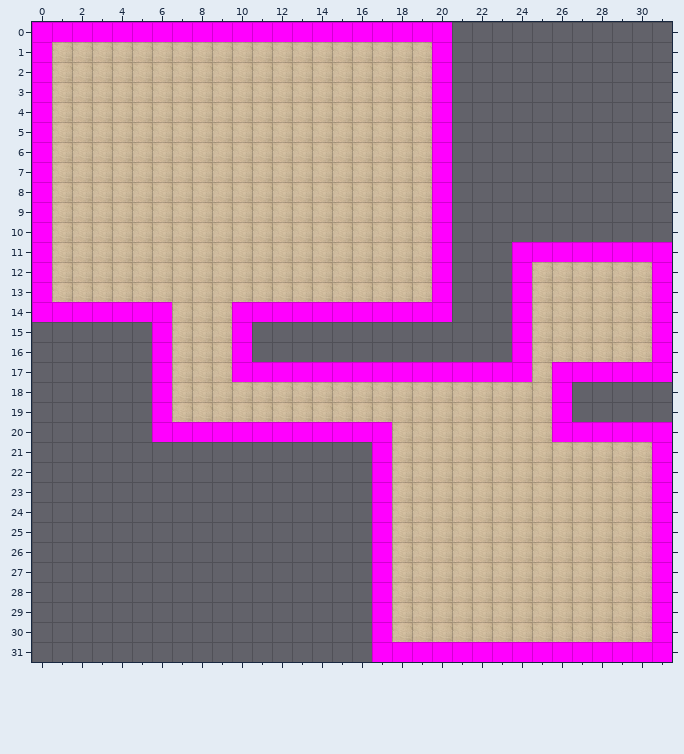
Two versions of a level (Tiled map (JSON), source/resources/maps/test1.json). The picture above is the old version.
Cells are 24x24 px. Shown: x 0..31, y 0..31.
New version:
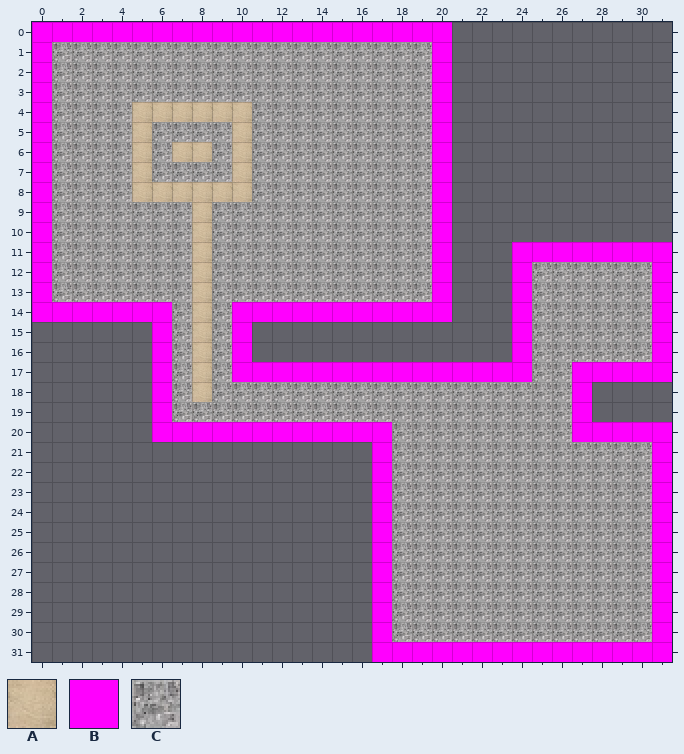
Key: from "Sand": A 1 "map", B 2 "map", C 5 "map".
_ is an empty cell, # one hidden under a higher layer, . an unchanged one.
Change:
--- layer "floor"
@@ x 1..30 @@
- 1 ###################...........
- 2 ###################...........
- 3 ###################...........
- 4 ####......#########...........
- 5 ####.####.#########...........
- 6 ####.#..#.#########...........
- 7 ####.####.#########...........
- 8 ####......#########...........
- 9 #######.###########...........
-10 #######.###########...........
-11 #######.###########...........
-12 #######.###########.....######
-13 #######.###########.....######
-14 ......#.#...............######
-15 ......#.#...............######
-16 ......#.#...............######
-17 ......#.#...............#_....
-18 ......#.#################_....
-19 ......###################_....
-20 .................########_....
-21 .................A######AAAAAA
-22 .................AA####AAAAAAA
-23 .................AAA##AAAAAAAA
-24 .................AAAAAAAAAAAAA
-25 .................AAAAAAAAAAAAA
-26 .................AAAAAAAAAAAAA
-27 .................AAAAAAAAAAAAA
-28 .................AAAAAAAAAAAAA
-29 .................AAAAAAAAAAAAA
-30 .................AAAAAAAAAAAAA
+ 1 CCCCCCCCCCCCCCCCCCC...........
+ 2 CCCCCCCCCCCCCCCCCCC...........
+ 3 CCCCCCCCCCCCCCCCCCC...........
+ 4 CCCC......CCCCCCCCC...........
+ 5 CCCC.CCCC.CCCCCCCCC...........
+ 6 CCCC.C..C.CCCCCCCCC...........
+ 7 CCCC.CCCC.CCCCCCCCC...........
+ 8 CCCC......CCCCCCCCC...........
+ 9 CCCCCCC.CCCCCCCCCCC...........
+10 CCCCCCC.CCCCCCCCCCC...........
+11 CCCCCCC.CCCCCCCCCCC...........
+12 CCCCCCC.CCCCCCCCCCC.....CCCCCC
+13 CCCCCCC.CCCCCCCCCCC.....CCCCCC
+14 ......C.C...............CCCCCC
+15 ......C.C...............CCCCCC
+16 ......C.C...............CCCCCC
+17 ......C.C...............CC....
+18 ......C.CCCCCCCCCCCCCCCCCC....
+19 ......CCCCCCCCCCCCCCCCCCCC....
+20 .................CCCCCCCCC....
+21 .................CCCCCCCCCCCCC
+22 .................CCCCCCCCCCCCC
+23 .................CCCCCCCCCCCCC
+24 .................CCCCCCCCCCCCC
+25 .................CCCCCCCCCCCCC
+26 .................CCCCCCCCCCCCC
+27 .................CCCCCCCCCCCCC
+28 .................CCCCCCCCCCCCC
+29 .................CCCCCCCCCCCCC
+30 .................CCCCCCCCCCCCC
--- layer "walls"
@@ x 26..26 @@
-17 #
-18 #
-19 #
-20 #
+17 _
+18 _
+19 _
+20 _
--- layer "ceiling" (now hidden)
@@ x 1..30 @@
- 1 AAAAAAAAAAAAAAAAAAA...........
- 2 AAAAAAAAAAAAAAAAAAA...........
- 3 AAAAAAAAAAAAAAAAAAA...........
- 4 AAAA......AAAAAAAAA...........
- 5 AAAA.AAAA.AAAAAAAAA...........
- 6 AAAA.A..A.AAAAAAAAA...........
- 7 AAAA.AAAA.AAAAAAAAA...........
- 8 AAAA......AAAAAAAAA...........
- 9 AAAAAAA.AAAAAAAAAAA...........
-10 AAAAAAA.AAAAAAAAAAA...........
-11 AAAAAAA.AAAAAAAAAAA...........
-12 AAAAAAA.AAAAAAAAAAA.....AAAAAA
-13 AAAAAAA.AAAAAAAAAAA.....AAAAAA
-14 ......A.A...............AAAAAA
-15 ......A.A...............AAAAAA
-16 ......A.A...............AAAAAA
-17 ......A.A...............A.....
-18 ......A.AAAAAAAAAAAAAAAAA.....
-19 ......AAAAAAAAAAAAAAAAAAA.....
-20 .................AAAAAAAA.....
-21 ..................AAAAAA......
-22 ...................AAAA.......
-23 ....................AA........
+ 1 ___________________...........
+ 2 ___________________...........
+ 3 ___________________...........
+ 4 ____......_________...........
+ 5 ____.____._________...........
+ 6 ____._.._._________...........
+ 7 ____.____._________...........
+ 8 ____......_________...........
+ 9 _______.___________...........
+10 _______.___________...........
+11 _______.___________...........
+12 _______.___________.....______
+13 _______.___________.....______
+14 ......_._...............______
+15 ......_._...............______
+16 ......_._...............______
+17 ......_._..............._.....
+18 ......_._________________.....
+19 ......___________________.....
+20 .................________.....
+21 ..................______......
+22 ...................____.......
+23 ....................__........
--- layer "collision"
@@ x 26..27 @@
-17 B.
-18 B_
-19 B_
-20 B.
+17 _.
+18 _B
+19 _B
+20 _.
Changed places in both pictures, as pixel boxes (x1, y1, x2, y2):
changed: (52, 42, 652, 642)
